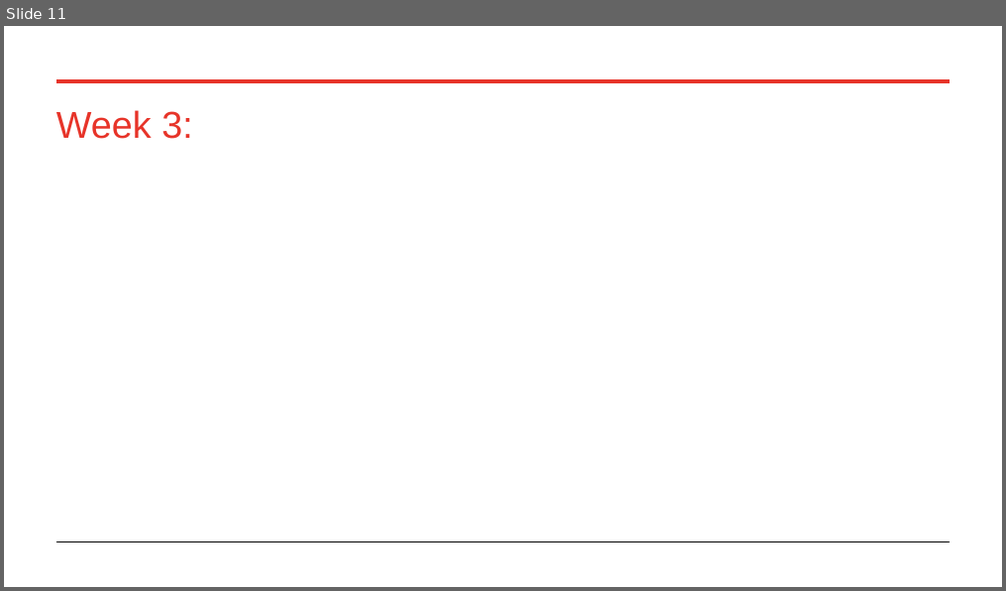
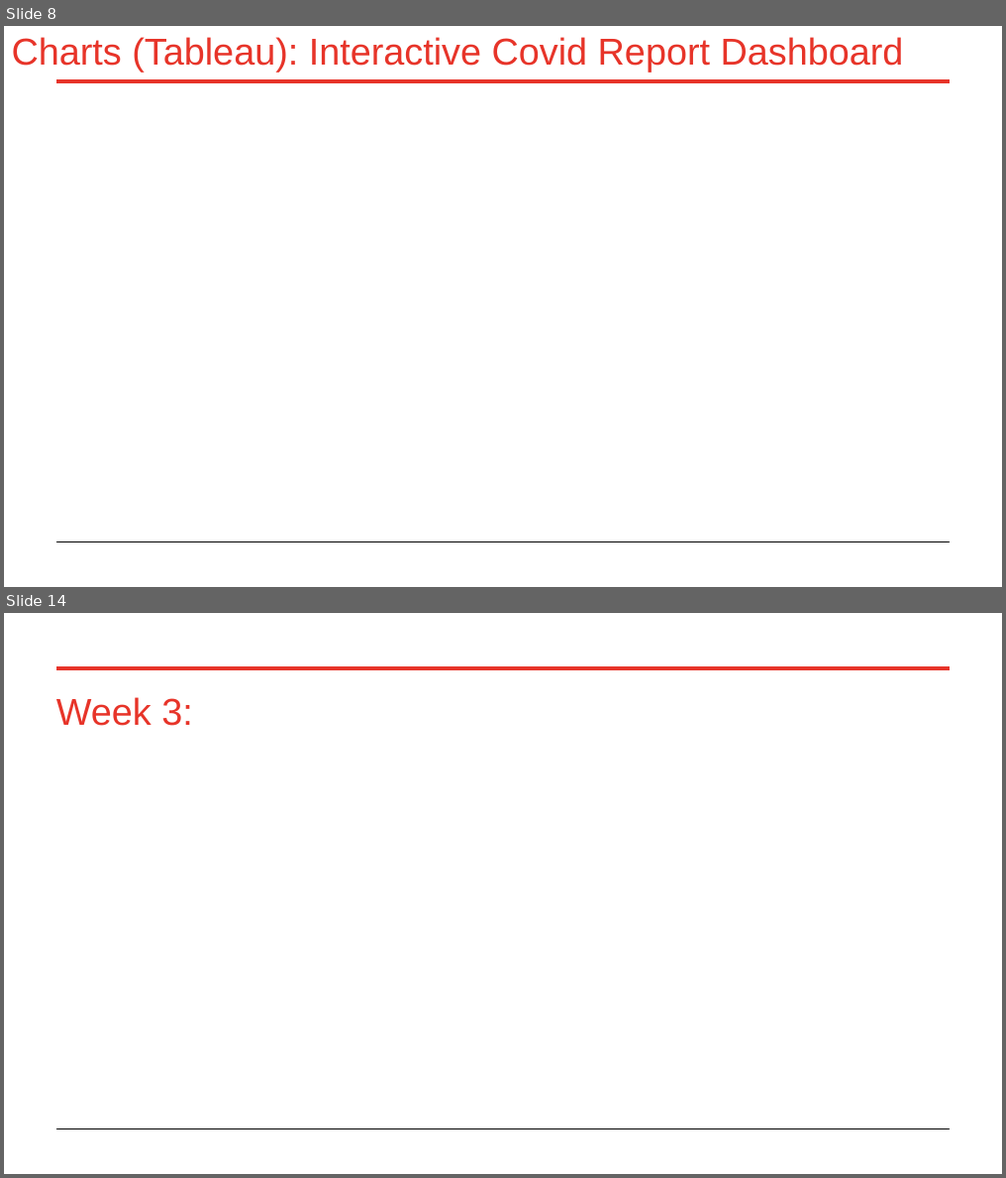
Before and after one commit to raksnotes/Final-Capstone-, a slide deck: FinalCapstonePP.pptx. Shown one above the other, each under a label of ours: slide 11 before the commit, slides 8 and 14 after it; the slides between them are not shown. The pictures are 1006x591 and 1006x1178 pixels, drawn with LibreOffice and Linux fonts; fonts in the diff are those of the drawing; background and template pictures are left out. Boxes give left, top, right and bottom in pixels: in the first picture for what was removed or moved away, otherwise in the second. Text is boxed around its words. In the diff, an @@ line names an element or a change of style, - is before the commit and + after.

```diff
--- a/FinalCapstonePP.pptx
+++ b/FinalCapstonePP.pptx
@@ slide 8 added at (x1=4, y1=26, x2=1002, y2=587), background picture (left out); not listed: 2 template elements that a slide beside it also shows @@
@@ title added at (x1=12, y1=37, x2=904, y2=73), 27 pt, text #E73429 @@
+Charts (Tableau): Interactive Covid Report Dashboard
@@ what was slide 11 is now slide 14 @@
```
Also in this commit, not shown: 8 slides changed, 4 other slides added, 2 slides removed, 9 other files.
